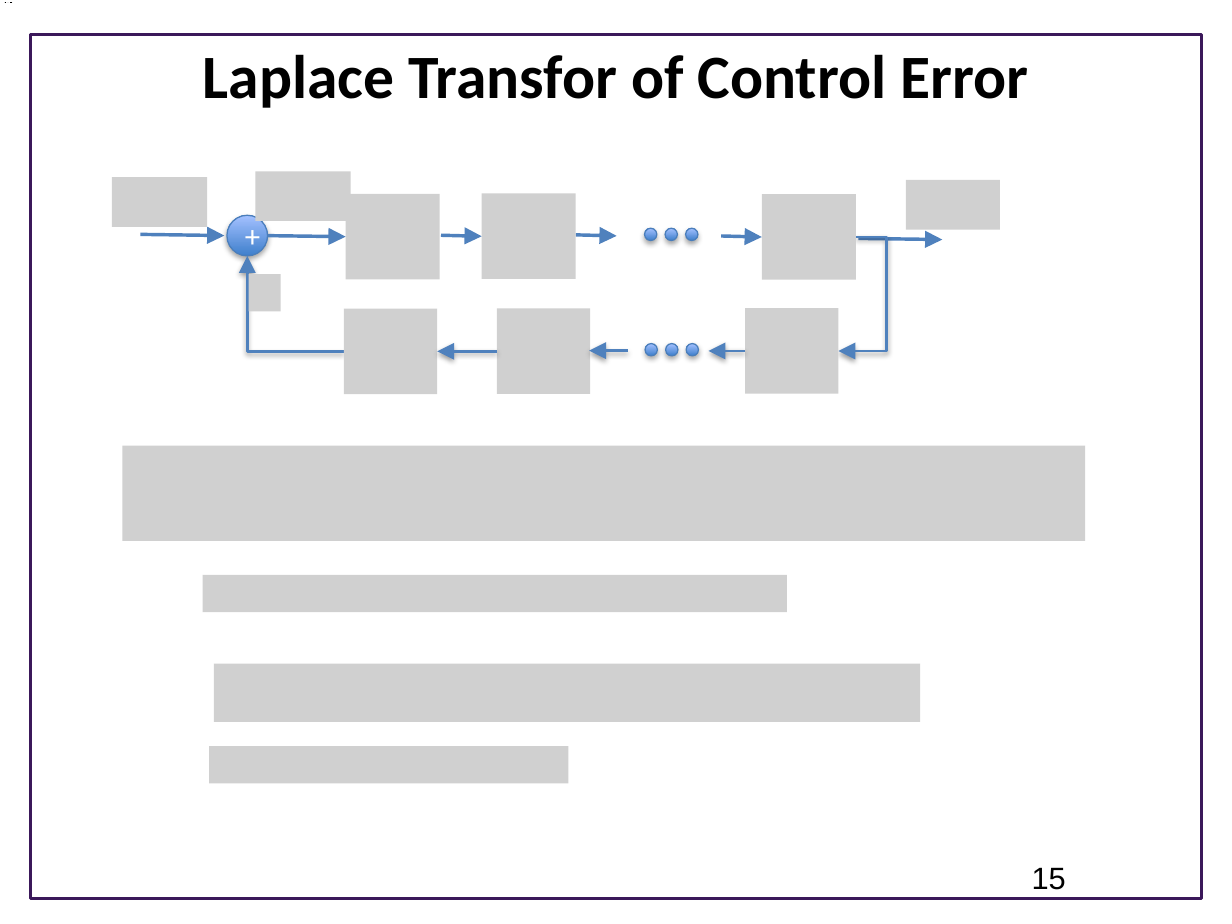
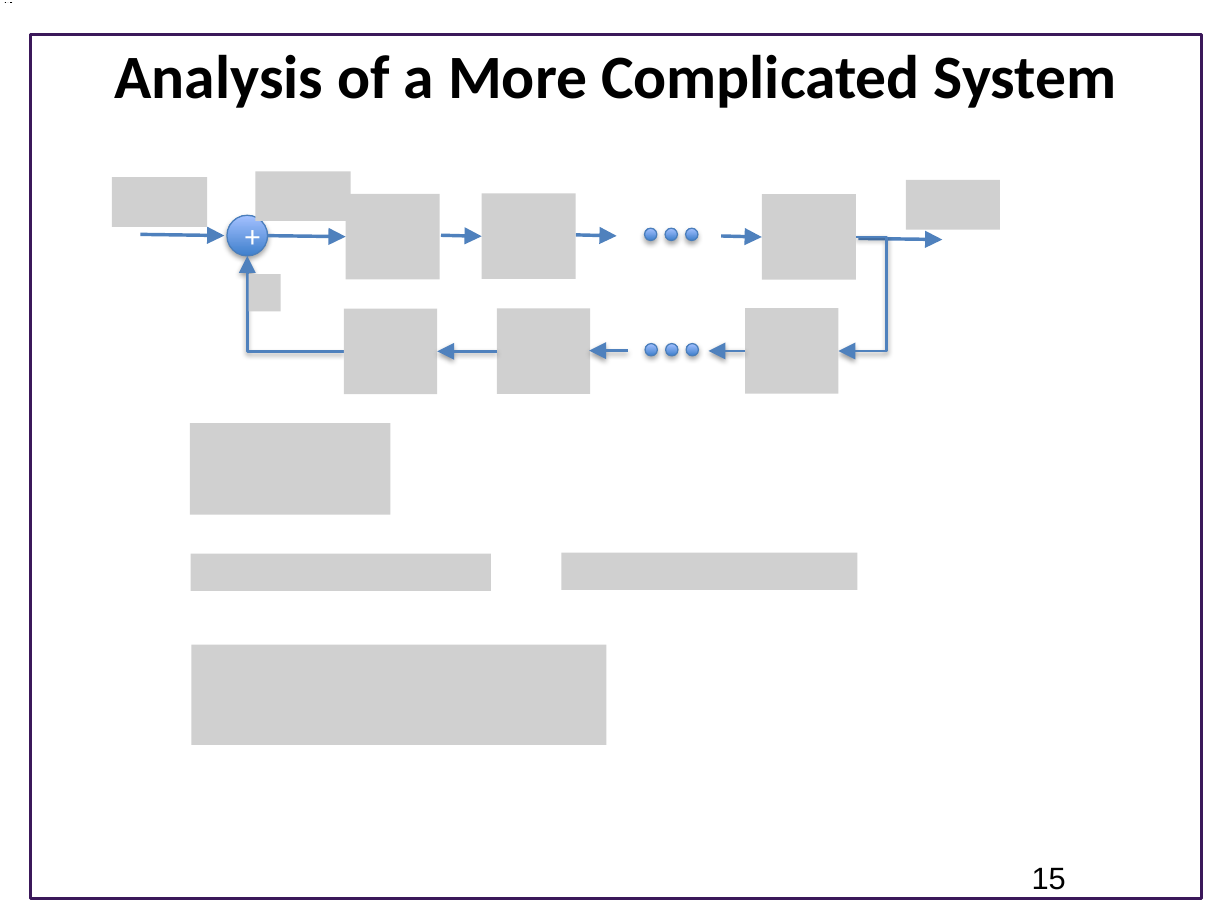
Before and after one commit to joseph-hellerstein/advanced-controls-lectures, a slide deck: slide 15 of Lecture_13-Control-Systems/Control-Systems.pptx. Drawn at 1232x924 pixels with LibreOffice and Linux fonts; fonts in the diff are those of the drawing; grey boxes stand for pictures; background and template pictures are left out. Boxes give left, top, right and bottom in pixels: in the first picture for what was removed or moved away, otherwise in the second. Text is boxed around its words. In the diff, an @@ line names an element or a change of style, - is before the commit and + after.

```diff
--- a/Lecture_13-Control-Systems/Control-Systems.pptx
+++ b/Lecture_13-Control-Systems/Control-Systems.pptx
@@ title at box(115, 54, 1117, 108): text changed @@
-Laplace Transfor of Control Error
+Analysis of a More Complicated System
@@ picture removed at box(122, 446, 1085, 541) @@
@@ picture added at box(190, 424, 391, 515) @@
@@ picture added at box(191, 553, 492, 590) @@
@@ picture added at box(562, 553, 857, 590) @@
@@ picture removed at box(202, 575, 786, 612) @@
@@ picture added at box(191, 644, 606, 744) @@
@@ picture removed at box(214, 664, 920, 722) @@
@@ picture removed at box(209, 747, 569, 784) @@
```
Also in this commit, not shown: 7 other slides changed, 5 slides added, 2 slides removed.
